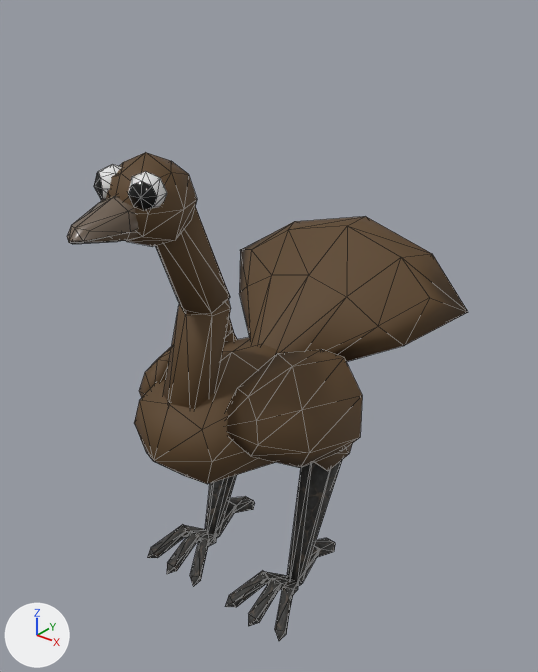
Two versions of the glTF model assets/bird.glb, one commit apart.
Camera for both pictures: a 50 mm camera at (1.76, -1.96, 2.48) aimed at (0.05, 0.17, 1.16). Arrows for +X, +Y and +Z are at lower left; the lights stay in place. Mesh edges are drawn as thin lines. Where no turn or scale is listed for an object, it has been applied to the vertices.
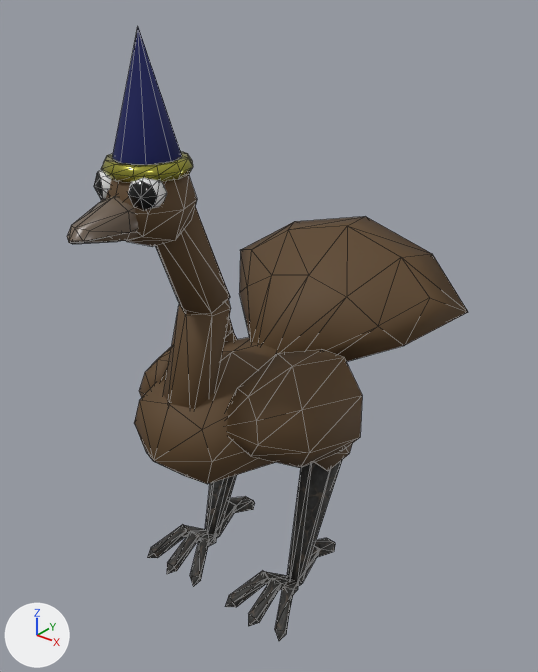
Where the newer file only moved an object's origin or applied its transform, the numbers keep the older frame.

Location of each change, [x1, y1, x2, y2] in pixels of the pictures (538 x 672 px):
```json
{"object": "hat", "change": "added", "after": [112, 27, 182, 165], "on screen": "blue"}
{"object": "Torus", "change": "added", "after": [101, 151, 193, 183], "on screen": "yellow"}
```

The change, as JSON lines over the scene's bpy script:
```json
{"op": "add", "block": "mat_material", "code": ["mat_material = principled_material('Material')", "mat_material.base_color = (0.411, 0.396, 0.0559)  # yellow #aca943", "mat_material.metallic = 0.803", "mat_material.roughness = 0.209"]}
{"op": "add", "block": "mat_material_001", "code": ["mat_material_001 = principled_material('Material.001')", "mat_material_001.base_color = (0.00494, 0.00823, 0.0835)  # dark blue #0f1652", "mat_material_001.roughness = 1.0"]}
{"op": "add", "block": "me_torus", "code": ["me_torus = bpy.data.meshes.new('Torus')", "me_torus.from_pydata(...)  # 72 vertices, 144 faces; spans x -0.145..0.145, y -0.145..0.145, z -0.025..0.025", "me_torus.materials.append(mat_material)  # yellow #aca943"]}
{"op": "add", "block": "me_cone", "code": ["me_cone = bpy.data.meshes.new('Cone')", "me_cone.from_pydata(...)  # an 8-sided cone pointing to +z spanning x -0.116..0.116, y -0.116..0.116, z -0.202..0.202", "me_cone.materials.append(mat_material_001)  # dark blue #0f1652"]}
{"op": "add", "block": "ob_torus", "code": ["ob_torus = bpy.data.objects.new('Torus', me_torus)", "ob_torus.location = (0.0, -0.372, 1.946)"]}
{"op": "add", "block": "ob_hat", "code": ["ob_hat = bpy.data.objects.new('hat', me_cone)", "ob_hat.location = (0.0, -0.372, 2.146)"]}
```
